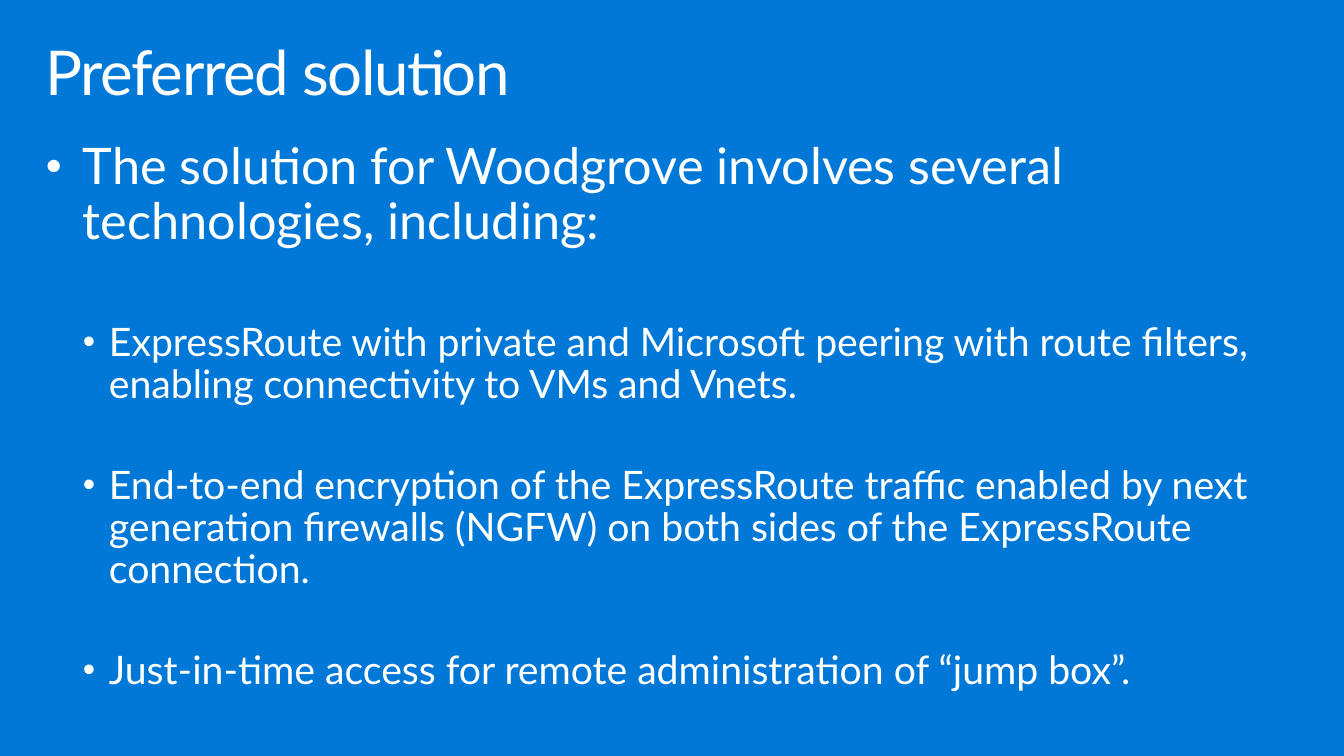
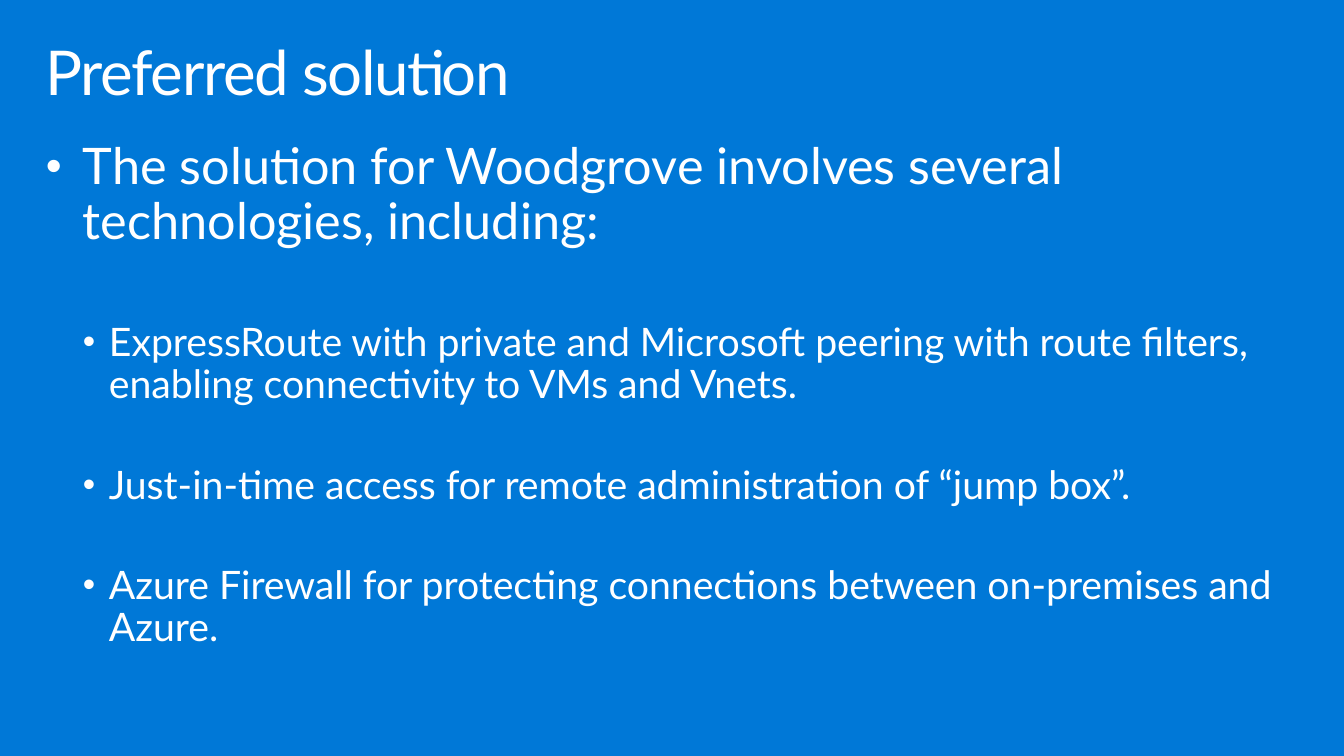
Before and after one commit to yashmadan123/MCW-Enterprise-class-networking, a slide deck: slide 23 of Whiteboard design session/WDS trainer presentation - Enterprise-class networking in Azure.pptx. Drawn at 1344x756 pixels with LibreOffice and Linux fonts; fonts in the diff are those of the drawing. Boxes give left, top, right and bottom in pixels: in the first picture for what was removed or moved away, otherwise in the second. Text is boxed around its words. In the diff, an @@ line names an element or a change of style, - is before the commit and + after.

```diff
--- a/Whiteboard design session/WDS trainer presentation - Enterprise-class networking in Azure.pptx
+++ b/Whiteboard design session/WDS trainer presentation - Enterprise-class networking in Azure.pptx
@@ text at (109, 470, 1248, 584): paragraph removed @@
-  • End-to-end encryption of the ExpressRoute traffic enabled by next generation firewalls (NGFW) on both sides of the ExpressRoute connection.
@@ text at (109, 570, 1271, 642): paragraph added @@
+  • Azure Firewall for protecting connections between on-premises and Azure.
```
Also in this commit, not shown: 8 other slides changed, 1 slide removed, 6 other files.
